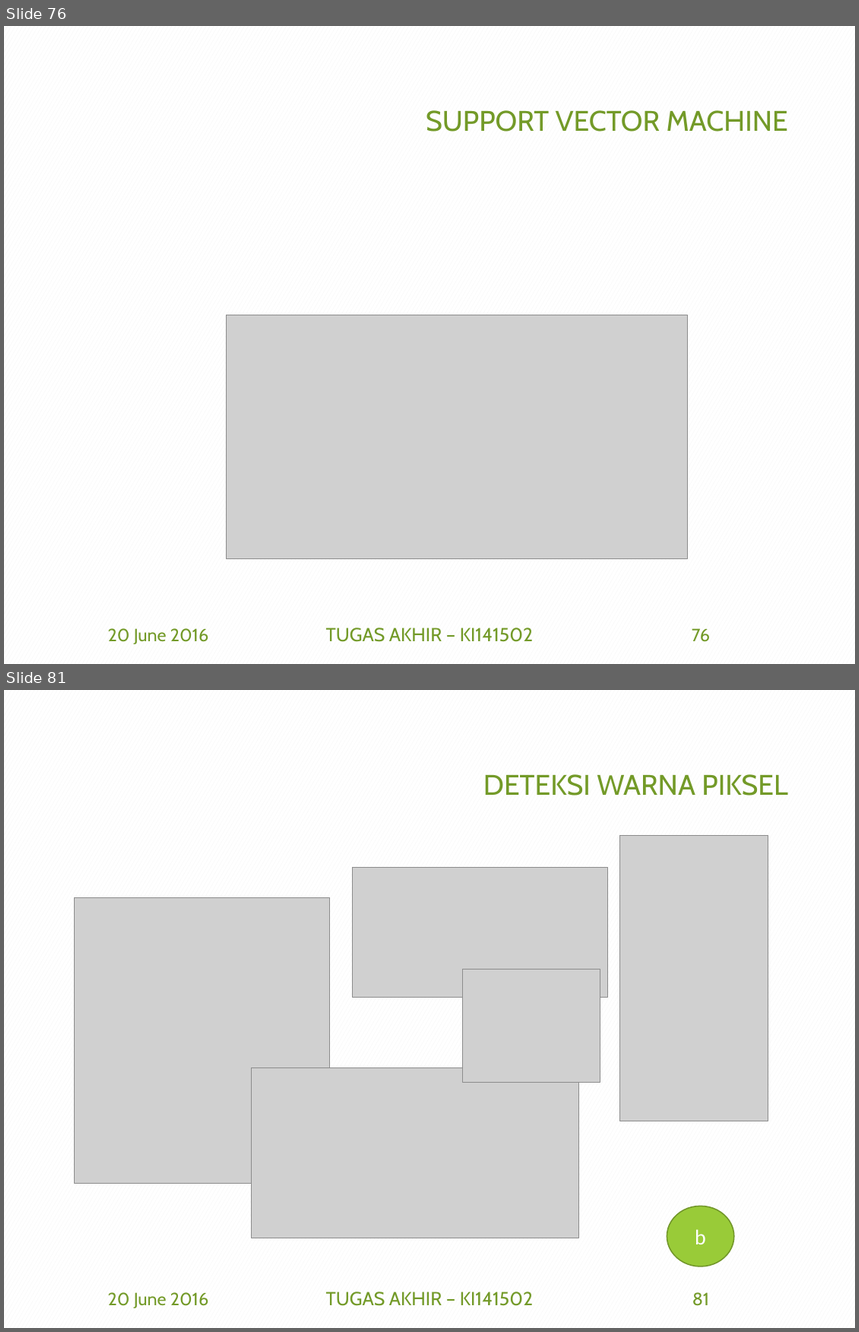
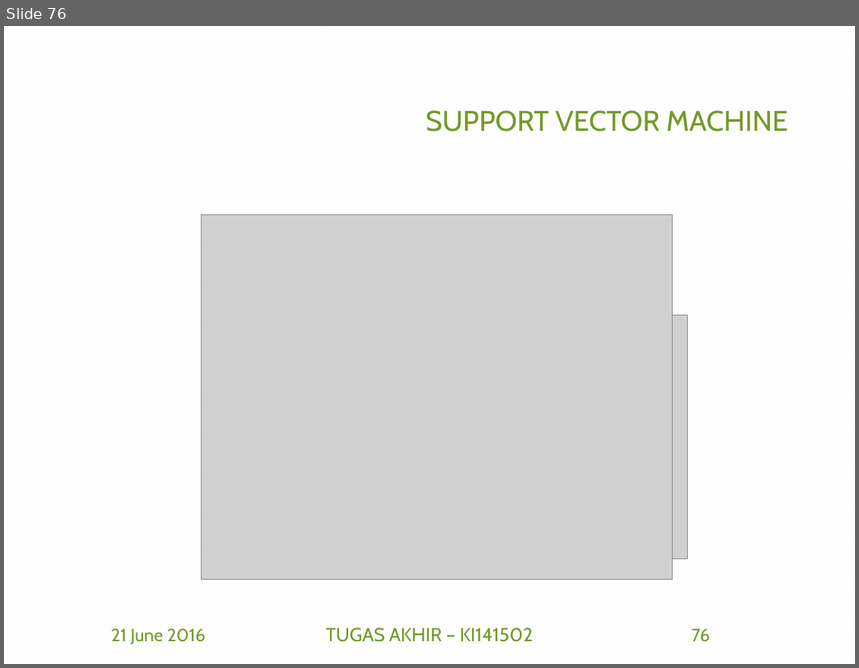
Before and after one commit to afdhalbasith/TA, a slide deck: SiapSidang/5112100153_Afdhal B.pptx. Shown one above the other, each under a label of ours: slides 76 and 81 before the commit, slide 76 after it; the slides between them are not shown. The pictures are 859x1332 and 859x668 pixels, drawn with LibreOffice and Linux fonts; fonts in the diff are those of the drawing; grey boxes stand for pictures; background and template pictures are left out. Boxes give left, top, right and bottom in pixels: in the first picture for what was removed or moved away, otherwise in the second. Text is boxed around its words. In the diff, an @@ line names an element or a change of style, - is before the commit and + after.

```diff
--- a/SiapSidang/5112100153_Afdhal B.pptx
+++ b/SiapSidang/5112100153_Afdhal B.pptx
@@ slide 81 removed at [4, 690, 855, 1328], background pattern #F2F2F2 on #FFFFFF @@
@@ title removed at [484, 774, 788, 796] @@
-DETEKSI WARNA PIKSEL
@@ picture removed at [620, 836, 769, 1122] @@
@@ picture removed at [352, 867, 607, 997] @@
@@ picture removed at [75, 897, 330, 1184] @@
@@ picture removed at [463, 969, 601, 1082] @@
@@ picture removed at [251, 1068, 579, 1239] @@
@@ ellipse removed at [667, 1207, 734, 1267] @@
-b
@@ text removed at [108, 1293, 208, 1309] @@
-20 June 2016
@@ text removed at [326, 1292, 533, 1306] @@
-TUGAS AKHIR – KI141502
@@ page number removed at [693, 1293, 709, 1306] @@
-81
@@ slide 76 changed as well @@
@@ picture added at [202, 215, 673, 580] @@
@@ text at [111, 629, 205, 645]: text changed @@
-20 June 2016
+21 June 2016
```
Also in this commit, not shown: 86 other slides changed, 13 other slides removed.
